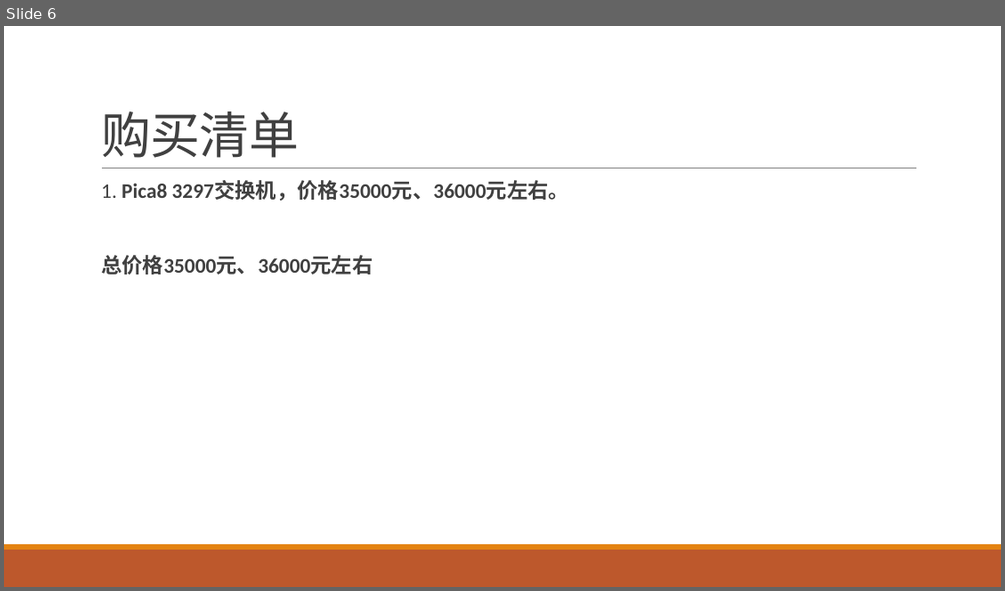
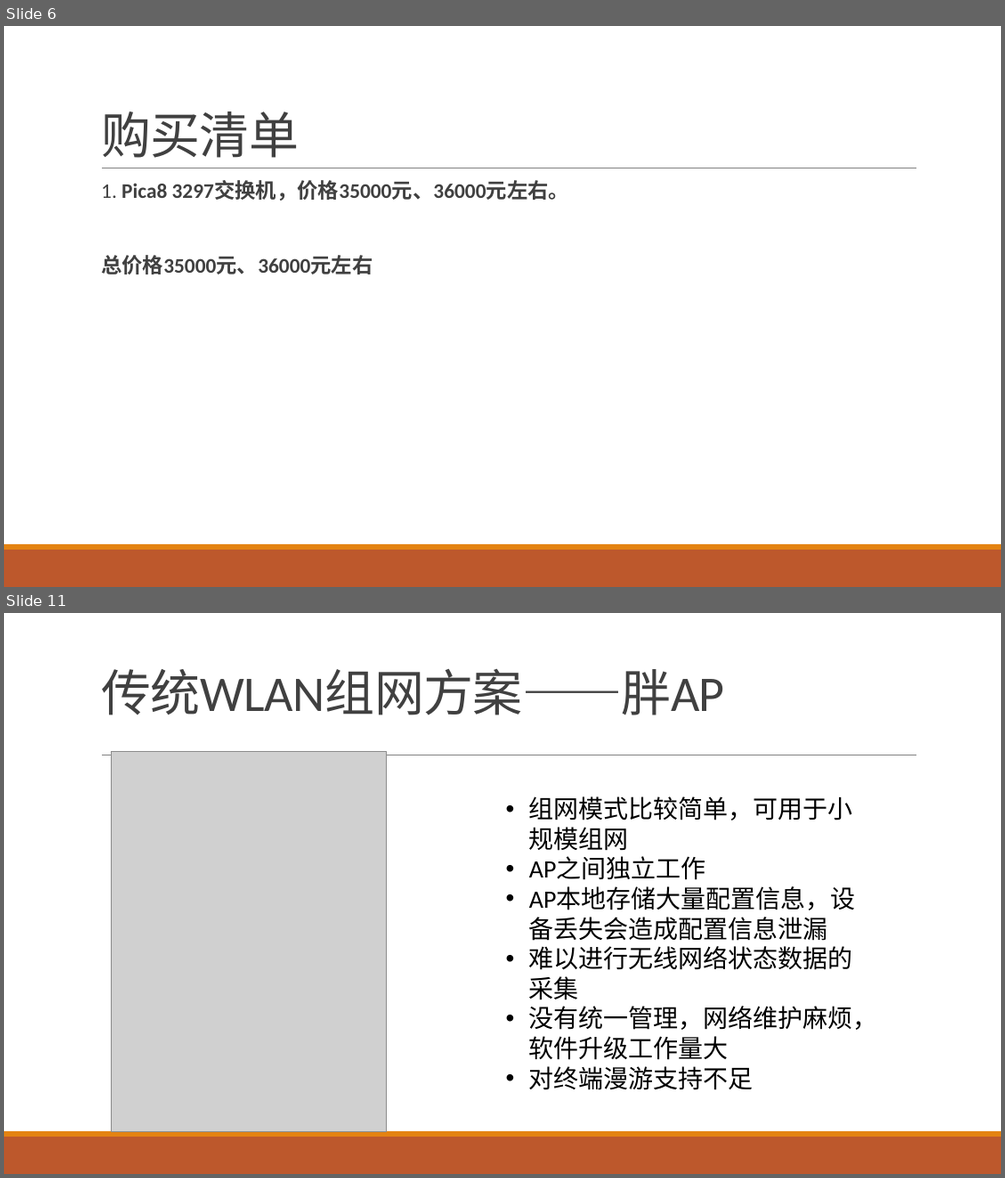
Before and after one commit to gittry1/gittry1.github.io, a slide deck: sysdjsdn/sysdjsdn.pptx. Shown one above the other, each under a label of ours: slide 6 before the commit, slides 6 and 11 after it; the slides between them are not shown. The pictures are 1005x591 and 1005x1178 pixels, drawn with LibreOffice and Linux fonts; fonts in the diff are those of the drawing; grey boxes stand for pictures. Boxes give left, top, right and bottom in pixels: in the first picture for what was removed or moved away, otherwise in the second. Text is boxed around its words. In the diff, an @@ line names an element or a change of style, - is before the commit and + after.

```diff
--- a/sysdjsdn/sysdjsdn.pptx
+++ b/sysdjsdn/sysdjsdn.pptx
@@ slide 11 added at box(4, 613, 1001, 1174), background #FFFFFF; not listed: 3 template elements that a slide beside it also shows @@
@@ title added at box(101, 669, 725, 715), 48 pt, text #404040 @@
+传统WLAN组网方案——胖AP
@@ picture added at box(111, 751, 386, 1131) @@
@@ text added at box(529, 796, 878, 1090), 24 pt, text #000000 @@
+• 组网模式比较简单，可用于小规模组网
+• AP之间独立工作
+• AP本地存储大量配置信息，设备丢失会造成配置信息泄漏
+• 难以进行无线网络状态数据的采集
+• 没有统一管理，网络维护麻烦，软件升级工作量大
+• 对终端漫游支持不足
```
Also in this commit, not shown: 2 slides changed, 30 other slides added, 1 other file.
